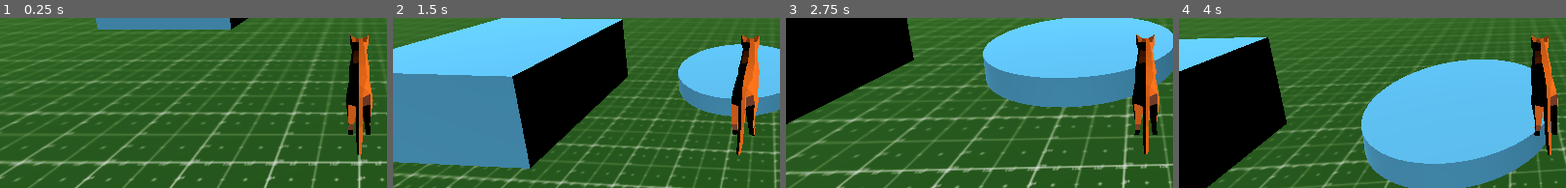
Above: before the commit, frames 1-4 (left to right).
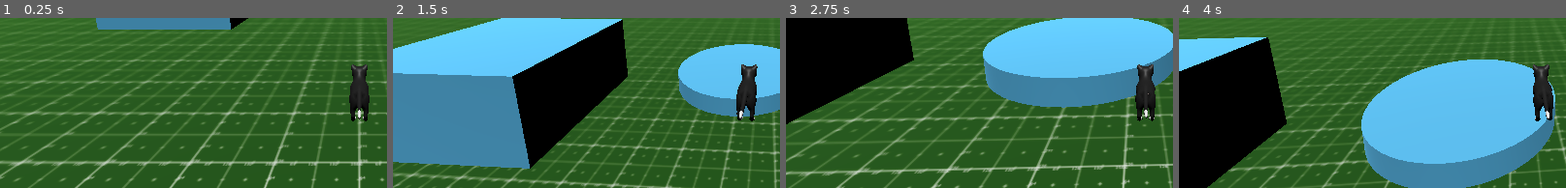
Above: after the commit, the same moments.

Repository: programerski-klub-fmf/cats-game
Game: Godot game, scene res://level/level.tscn
The game is run twice, just before and just after one commit, with the same random seed, the same clock (stepped at 60 frames per second) and the same inputs.
Inputs (mouse positions are % of the whole screen's width and height, from its top left):
- Up to frame 1 (0.25 s): no input
- Up to frame 2 (1.5 s): tap Enter at 0.5 s; move the mouse to (55, 36) at 0.52 s; hold Shift (run) 0.53-1.28 s; hold W (forwards) from 0.53 s (still down); tap Space (jump) at 0.77 s; move the mouse to (45, 37) at 1.27 s; tap Shift (run) at 1.35 s
- Up to frame 3 (2.75 s): keep holding W (forwards); tap Space (jump) at 1.52 s; move the mouse to (52, 34) at 2.02 s; hold Shift (run) from 2.03 s (still down)
- Up to frame 4 (4 s): keep holding W (forwards); move the mouse to (49, 38) at 2.77 s; release Shift (run) at 2.78 s; tap Shift (run) at 2.85 s; tap Space (jump) at 3.02, 3.77 s; move the mouse to (57, 38) at 3.52 s; hold Shift (run) from 3.53 s (still down)
The pictures show only the part of the screen within x 4-54%, y 41-90%; the shares and areas given below are measured in that part.

The runs differ from the first frame. In frame 1, 3.0% of the frame differs, in the area x 89-97%, y 9-81%; in frame 2, 3.1%, in the area x 87-95%, y 9-81%; in frame 3, 3.0%; in frame 4, 3.0%.

Commit message:
Nova mačka z rigom in IK.

Diff:
--- a/player/player.tscn
+++ b/player/player.tscn
@@ -1,7 +1,7 @@
-[gd_scene load_steps=11 format=3 uid="uid://43wunqncjbf3"]
+[gd_scene load_steps=10 format=3 uid="uid://43wunqncjbf3"]
 
 [ext_resource type="Script" path="res://player/player.gd" id="1_v2xxb"]
-[ext_resource type="ArrayMesh" uid="uid://d23x5privb0l" path="res://assets/meshes/ORIGAMI_Chat_Free.obj" id="2_3biyc"]
+[ext_resource type="PackedScene" uid="uid://pqnn7olx56it" path="res://assets/meshes/cat.glb" id="2_urwwe"]
 [ext_resource type="Script" path="res://player/player_state_machine.gd" id="2_xdkyd"]
 [ext_resource type="Script" path="res://player/states/on_ground/idle.gd" id="3_ycye7"]
 [ext_resource type="Script" path="res://player/states/in_air/jump.gd" id="4_67ksm"]
@@ -9,19 +9,58 @@
 [ext_resource type="Script" path="res://player/states/on_ground/run.gd" id="6_laxlk"]
 [ext_resource type="Script" path="res://player/states/in_air/fall.gd" id="7_htx02"]
 
-[sub_resource type="StandardMaterial3D" id="StandardMaterial3D_khnx5"]
-albedo_color = Color(1, 0.439216, 0, 1)
-
 [sub_resource type="CapsuleShape3D" id="CapsuleShape3D_j0fku"]
 radius = 0.421008
 
 [node name="Player" type="CharacterBody3D"]
 script = ExtResource("1_v2xxb")
 
-[node name="MeshInstance3D" type="MeshInstance3D" parent="."]
-transform = Transform3D(-0.03, -4.828e-23, -4.52987e-09, 0, 0.03, -3.19744e-16, 4.52987e-09, -3.19744e-16, -0.03, 0, 0.00107408, 0.114194)
-material_override = SubResource("StandardMaterial3D_khnx5")
-mesh = ExtResource("2_3biyc")
+[node name="cat" parent="." instance=ExtResource("2_urwwe")]
+transform = Transform3D(3, 0, 0, 0, 3, 0, 0, 0, 3, 0, 0, 0)
+
+[node name="FrontLeftIK" type="SkeletonIK3D" parent="cat/kitty_0012/Skeleton3D" index="1"]
+process_priority = 1
+root_bone = &"front_shoulder.L"
+tip_bone = &"front_pointer.L"
+use_magnet = true
+magnet = Vector3(0, 10, 0)
+target_node = NodePath("../../IKTargetFL")
+
+[node name="FrontRightIK" type="SkeletonIK3D" parent="cat/kitty_0012/Skeleton3D" index="2"]
+process_priority = 1
+root_bone = &"front_shoulder.R"
+tip_bone = &"front_pointer.R"
+use_magnet = true
+magnet = Vector3(0, 10, 0)
+target_node = NodePath("../../IKTargetFR")
+
+[node name="RearLeftIK" type="SkeletonIK3D" parent="cat/kitty_0012/Skeleton3D" index="3"]
+process_priority = 1
+root_bone = &"shoulder.L"
+tip_bone = &"back_pointer.L"
+use_magnet = true
+magnet = Vector3(0, 10, 0)
+target_node = NodePath("../../IKTargetRL")
+
+[node name="RearRightIK" type="SkeletonIK3D" parent="cat/kitty_0012/Skeleton3D" index="4"]
+process_priority = 1
+root_bone = &"shoulder.R"
+tip_bone = &"back_pointer.R"
+use_magnet = true
+magnet = Vector3(0, 10, 0)
+target_node = NodePath("../../IKTargetRR")
+
+[node name="IKTargetFL" type="Marker3D" parent="cat/kitty_0012" index="1"]
+transform = Transform3D(1, 0, 0, 0, 1, 0, 0, 0, 1, -0.0193957, 0.0194366, -0.0465527)
+
+[node name="IKTargetFR" type="Marker3D" parent="cat/kitty_0012" index="2"]
+transform = Transform3D(1, 0, 0, 0, 1, 0, 0, 0, 1, 0.0234176, 0.0195013, -0.0465476)
+
+[node name="IKTargetRL" type="Marker3D" parent="cat/kitty_0012" index="3"]
+transform = Transform3D(1, 0, 0, 0, 1, 0, 0, 0, 1, -0.0307736, 0.0118147, 0.0683695)
+
+[node name="IKTargetRR" type="Marker3D" parent="cat/kitty_0012" index="4"]
+transform = Transform3D(1, 0, 0, 0, 1, 0, 0, 0, 1, 0.0315008, 0.0118146, 0.0678401)
 
 [node name="CollisionShape3D" type="CollisionShape3D" parent="."]
 transform = Transform3D(0.6, 0, 0, 0, -2.62268e-08, -0.6, 0, 0.6, -2.62268e-08, 0, 0.251838, 0)
@@ -56,3 +95,5 @@
 spring_length = 5.0
 
 [node name="Camera3D" type="Camera3D" parent="YawPivot/PitchPivot/SpringArm3D"]
+
+[editable path="cat"]
Not shown, removed: assets/meshes/ORIGAMI_Chat_Free.obj
Not shown, removed: assets/meshes/ORIGAMI_Chat_Free.obj.import
Binary file added: assets/meshes/cat.glb
Not shown, added: assets/meshes/cat.glb.import
Binary file added: assets/meshes/cat_Texture_1.png
Not shown, added: assets/meshes/cat_Texture_1.png.import
Not shown, added: assets/meshes/cat.blend
